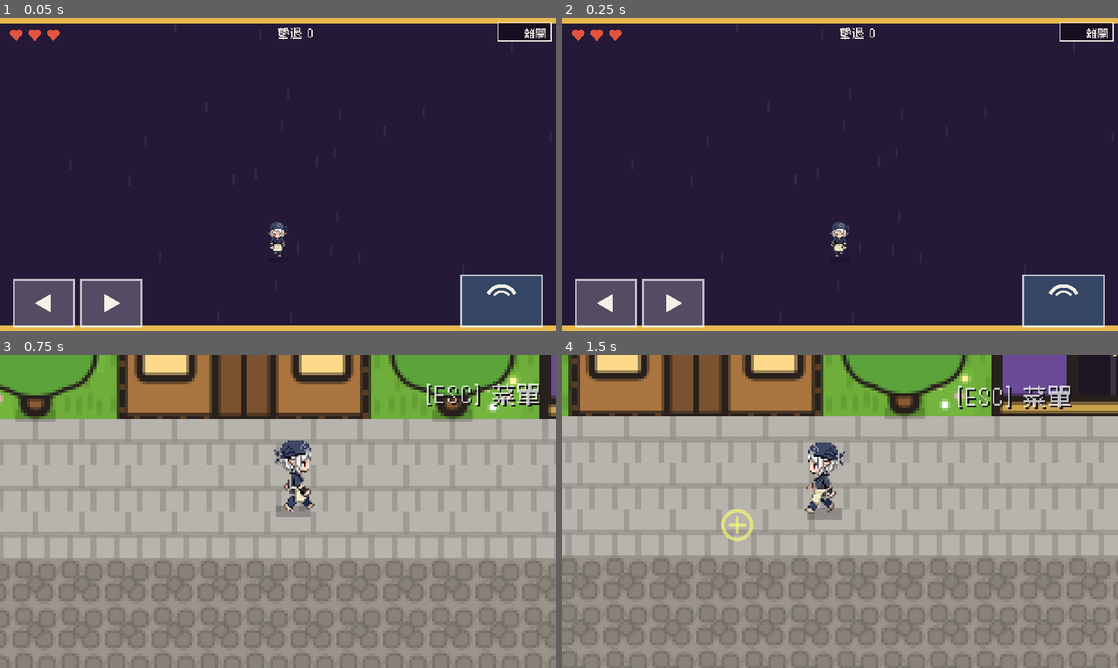
Above: before the commit, frames 1-4 (two rows, left to right).
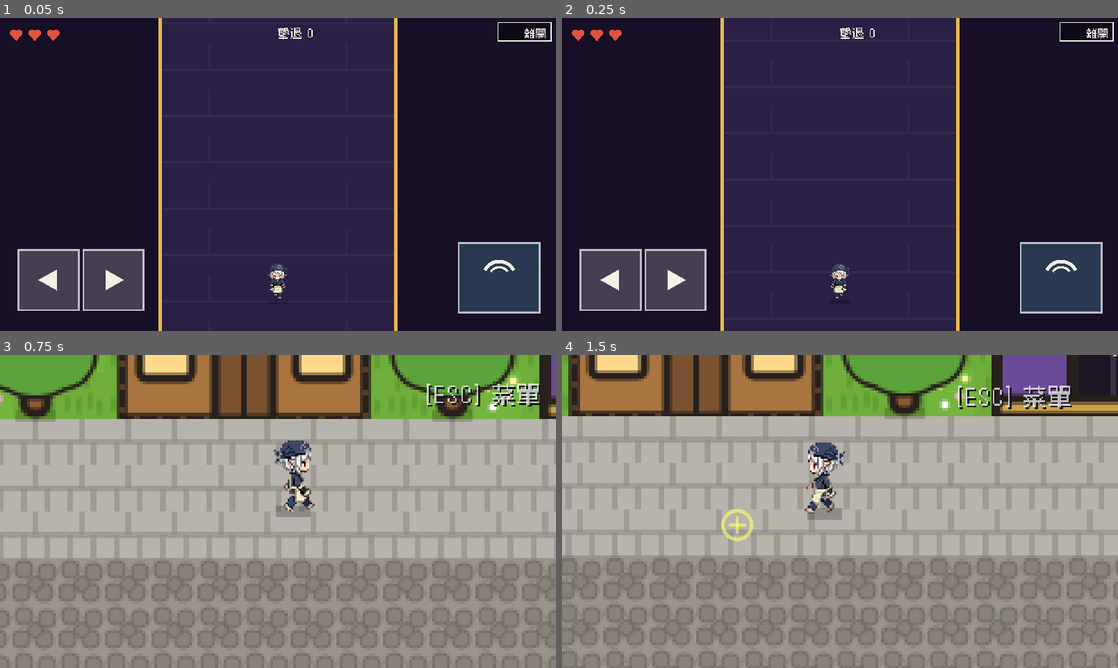
Above: after the commit, the same moments.

Repository: meloalright/ramen-ya
Game: Godot game, scene res://scenes/Tower.tscn
Two runs of this game, one before a commit and one after it. Both use one fixed random seed, a clock stepped at 60 frames per second and the inputs below. This scene is started directly instead of the project's main scene.
Inputs (mouse positions are in pixels of both pictures, inside the frame that each line leads up to):
- Up to frame 1 (0.05 s): no input
- Up to frame 2 (0.25 s): no input
- Up to frame 3 (0.75 s): tap Enter at 0.5 s; move the mouse to (400, 495) at 0.52 s; hold D from 0.53 s (still down); tap M at 0.6 s; click (400, 495) at 0.67 s
- Up to frame 4 (1.5 s): tap Space at 0.77 s; release D at 1.25 s; drag from (728, 527) to (812, 574) at 1.27 s

The runs differ from the first frame. In frame 1, 12% of the frame differs, in the area x 0-100%, y 0-100%; in frame 2, 12%; in frame 3, nothing differs; in frame 4, nothing differs.

Commit message:
feat(tower): portrait vertical-scrolling shooter
Reworked the shooter into a portrait column: the tower shaft + monsters
scroll DOWNWARD, the player stays at the bottom. Central play column framed
by gold trim with scrolling brick background; side panels hold the controls
(◀▶ left, shoot right). Monsters descend, weave and fire down; crashing into
the player also hurts. Difficulty ramps (faster spawns + descent).

Co-Authored-By: Claude Opus 4.8 (1M context) <noreply@anthropic.com>

Diff:
--- a/scripts/Tower.gd
+++ b/scripts/Tower.gd
@@ -1,29 +1,34 @@
 extends Node2D
 # =====================================================================
-#  RAMEN-YA — 紫金大廈: a horizontal-move VERTICAL SHOOTER.
-#  Move left/right (on-screen buttons or A/D/←/→), hold SHOOT (button or
-#  Space/W/↑) to fire shockwaves upward. Dodge the monsters' shots.
+#  RAMEN-YA — 紫金大廈: a PORTRAIT vertical-scrolling shooter.
+#  Play field is a tall central column; the tower shaft and the monsters
+#  scroll DOWNWARD. You stay at the bottom: move left/right and fire
+#  shockwaves upward, dodging the bullets the monsters aim back at you.
 # =====================================================================
 const W := 480
 const H := 270
 
+# central portrait column (the actual play field); side panels hold the UI
+const CX_L := 140.0
+const CX_R := 340.0
+
 const INK      := Color("241830")
-const C_BG     := Color("241a38")
+const C_BG     := Color("2a1f44")
+const C_PANEL  := Color("160f26")
 const C_GOLD   := Color("e7b84e")
 const C_WHITE  := Color("f4f0e6")
 const C_YELLOW := Color("f2c14e")
 const C_RED    := Color("e2533f")
 const C_MON    := Color("9a5ee0")
 const C_MON_HI := Color("c79bf0")
-const C_MON_EYE:= Color("ffe24e")
 const C_WAVE   := Color("6fe0ff")
 const C_EBALL  := Color("ff5f9e")
 
 # player
-const PLAYER_Y := 206.0
-const PMIN_X := 26.0
-const PMAX_X := 454.0
-const PLAYER_SPEED := 168.0
+const PLAYER_Y := 242.0
+const PMIN_X := 156.0
+const PMAX_X := 324.0
+const PLAYER_SPEED := 150.0
 const HP_MAX := 3
 const INVULN := 1.1
 var player_x := 240.0
@@ -32,20 +37,21 @@
 
 # shooting
 const SHOOT_DT := 0.26
-const SHOT_SPEED := 235.0
+const SHOT_SPEED := 240.0
 var shot_cd := 0.0
 var shots: Array = []          # {x, y, w}
 
-# enemies
+# enemies (descend the shaft)
 const ENEMY_HP := 2
-const EBALL_SPEED := 120.0
-var enemies: Array = []        # {pos, base_y, vx, hp, fire, bob, hurt}
+const EBALL_SPEED := 118.0
+var enemies: Array = []        # {pos, x0, vy, weave, hp, fire, bob, hurt}
 var eballs: Array = []         # {pos, vel}
-var spawn_cd := 0.8
-var spawn_dt := 1.7
+var spawn_cd := 0.7
+var spawn_dt := 1.5
+var enemy_vy := 30.0
 var defeated := 0
 var puffs: Array = []          # {pos, ttl}
-var bg_dashes: Array = []
+var bg_y := 0.0
 
 var game_over := false
 var font: Font
@@ -58,9 +64,9 @@
 var t := 0.0
 var touch_pts := {}
 
-const LEFT_RECT  := Rect2(12, 226, 52, 40)
-const RIGHT_RECT := Rect2(70, 226, 52, 40)
-const SHOOT_RECT := Rect2(398, 222, 70, 44)
+const LEFT_RECT  := Rect2(16, 200, 52, 52)
+const RIGHT_RECT := Rect2(72, 200, 52, 52)
+const SHOOT_RECT := Rect2(396, 194, 70, 60)
 const BACK_RECT  := Rect2(W - 50, 4, 46, 16)
 
 @onready var cam: Camera2D = $Camera
@@ -82,8 +88,6 @@
 	cam.position_smoothing_enabled = false
 	cam.make_current()
 	cam.reset_smoothing()
-	for i in range(28):
-		bg_dashes.append(Vector2(randf() * W, randf() * H))
 	set_process(true)
 
 
@@ -138,11 +142,7 @@
 	if anim > 0.16:
 		anim -= 0.16
 		anim_i = (anim_i + 1) % 4
-	for d in bg_dashes:
-		d.y += 64.0 * delta
-		if d.y > H:
-			d.y -= H
-			d.x = randf() * W
+	bg_y = fmod(bg_y + 74.0 * delta, 40.0)
 	for p in puffs:
 		p.ttl -= delta
 	puffs = puffs.filter(func(p): return p.ttl > 0.0)
@@ -154,46 +154,50 @@
 	if invuln > 0.0:
 		invuln -= delta
 
-	# movement
+	# movement (within the column)
 	var lp := Input.is_physical_key_pressed(KEY_A) or Input.is_physical_key_pressed(KEY_LEFT) or _touch_in(LEFT_RECT)
 	var rp := Input.is_physical_key_pressed(KEY_D) or Input.is_physical_key_pressed(KEY_RIGHT) or _touch_in(RIGHT_RECT)
 	var sp := Input.is_physical_key_pressed(KEY_SPACE) or Input.is_physical_key_pressed(KEY_W) or Input.is_physical_key_pressed(KEY_UP) or _touch_in(SHOOT_RECT)
 	var dir := (1.0 if rp else 0.0) - (1.0 if lp else 0.0)
 	player_x = clamp(player_x + dir * PLAYER_SPEED * delta, PMIN_X, PMAX_X)
 
-	# shooting (hold to auto-fire shockwaves)
+	# shoot shockwaves upward
 	shot_cd = max(0.0, shot_cd - delta)
 	if sp and shot_cd <= 0.0:
 		shots.append({"x": player_x, "y": PLAYER_Y - 16.0, "w": 9.0})
 		shot_cd = SHOOT_DT
 	for s in shots:
 		s.y -= SHOT_SPEED * delta
-		s.w = min(32.0, s.w + 42.0 * delta)
-
-	# spawn enemies (slowly ramping up)
+		s.w = min(30.0, s.w + 42.0 * delta)
+
+	# spawn enemies at the top of the shaft (ramping up)
 	spawn_cd -= delta
 	if spawn_cd <= 0.0:
 		_spawn_enemy()
-		spawn_dt = max(0.7, spawn_dt - 0.03)
+		spawn_dt = max(0.65, spawn_dt - 0.02)
+		enemy_vy = min(58.0, enemy_vy + 0.6)
 		spawn_cd = spawn_dt
 
-	# enemies move / bob / fire
+	# enemies descend, weave and fire
 	for e in enemies:
-		e.pos.x += e.vx * delta
-		if e.pos.x < 26.0:
-			e.pos.x = 26.0
-			e.vx = abs(e.vx)
-		elif e.pos.x > W - 26.0:
-			e.pos.x = W - 26.0
-			e.vx = -abs(e.vx)
-		e.pos.y = e.base_y + sin(t * 1.7 + e.bob) * 6.0
+		e.pos.y += e.vy * delta
+		e.pos.x = clamp(e.x0 + sin(t * 1.4 + e.bob) * e.weave, CX_L + 14.0, CX_R - 14.0)
 		if e.hurt > 0.0:
 			e.hurt -= delta
 		e.fire -= delta
-		if e.fire <= 0.0:
+		if e.fire <= 0.0 and e.pos.y > 8.0 and e.pos.y < PLAYER_Y - 24.0:
 			var aim: Vector2 = (Vector2(player_x, PLAYER_Y) - e.pos).normalized()
-			eballs.append({"pos": e.pos + Vector2(0, 10), "vel": Vector2(aim.x * 46.0, EBALL_SPEED)})
-			e.fire = randf_range(1.3, 2.6)
+			eballs.append({"pos": e.pos + Vector2(0, 10), "vel": Vector2(aim.x * 52.0, EBALL_SPEED)})
+			e.fire = randf_range(1.4, 2.8)
+		# crash into the player
+		if invuln <= 0.0 and e.hp > 0 and e.pos.distance_to(Vector2(player_x, PLAYER_Y)) < 17.0:
+			hp -= 1
+			invuln = INVULN
+			e.hp = 0
+			puffs.append({"pos": e.pos, "ttl": 0.4})
+			_sfx()
+			if hp <= 0:
+				game_over = true
 
 	# shockwaves vs enemies
 	for s in shots:
@@ -208,9 +212,9 @@
 					_sfx()
 				break
 	shots = shots.filter(func(s): return s.y > -24.0)
-	enemies = enemies.filter(func(e): return e.hp > 0)
-
-	# enemy shots vs player
+	enemies = enemies.filter(func(e): return e.hp > 0 and e.pos.y < H + 22.0)
+
+	# enemy bullets vs player
 	for b in eballs:
 		b.pos += b.vel * delta
 		if invuln <= 0.0 and abs(b.pos.x - player_x) < 11.0 and abs(b.pos.y - PLAYER_Y) < 14.0:
@@ -220,16 +224,16 @@
 			_sfx()
 			if hp <= 0:
 				game_over = true
-	eballs = eballs.filter(func(b): return b.pos.y < H + 12.0 and b.pos.x > -12.0 and b.pos.x < W + 12.0)
+	eballs = eballs.filter(func(b): return b.pos.y < H + 12.0 and b.pos.x > CX_L - 14.0 and b.pos.x < CX_R + 14.0)
 
 	queue_redraw()
 
 
 func _spawn_enemy() -> void:
-	var by := randf_range(34.0, 100.0)
-	var spd := randf_range(28.0, 52.0) * (1.0 if randf() < 0.5 else -1.0)
-	enemies.append({"pos": Vector2(randf_range(40.0, W - 40.0), by), "base_y": by,
-		"vx": spd, "hp": ENEMY_HP, "fire": randf_range(0.8, 2.0), "bob": randf() * TAU, "hurt": 0.0})
+	var ex := randf_range(CX_L + 24.0, CX_R - 24.0)
+	enemies.append({"pos": Vector2(ex, -14.0), "x0": ex, "vy": enemy_vy + randf_range(-4.0, 12.0),
+		"weave": randf_range(6.0, 22.0), "hp": ENEMY_HP, "fire": randf_range(0.6, 1.6),
+		"bob": randf() * TAU, "hurt": 0.0})
 
 
 func _restart() -> void:
@@ -238,8 +242,9 @@
 	player_x = 240.0
 	enemies.clear(); eballs.clear(); shots.clear(); puffs.clear()
 	defeated = 0
-	spawn_dt = 1.7
-	spawn_cd = 0.8
+	spawn_dt = 1.5
+	enemy_vy = 30.0
+	spawn_cd = 0.7
 	game_over = false
 
 
@@ -254,11 +259,20 @@
 
 # ---- draw -----------------------------------------------------------
 func _draw() -> void:
-	draw_rect(Rect2(0, 0, W, H), C_BG)
-	for d in bg_dashes:
-		draw_rect(Rect2(d.x, d.y, 2, 9), Color(1, 1, 1, 0.06))
-	draw_rect(Rect2(0, 0, W, 5), C_GOLD)
-	draw_rect(Rect2(0, H - 5, W, 5), C_GOLD)
+	# scrolling tower shaft inside the column
+	draw_rect(Rect2(CX_L, 0, CX_R - CX_L, H), C_BG)
+	var y := bg_y - 40.0
+	while y < H:
+		draw_rect(Rect2(CX_L, y, CX_R - CX_L, 2), Color(1, 1, 1, 0.05))
+		draw_rect(Rect2(CX_L + 40, y + 18, 2, 22), Color(1, 1, 1, 0.04))
+		draw_rect(Rect2(CX_R - 42, y + 18, 2, 22), Color(1, 1, 1, 0.04))
+		y += 40.0
+
+	# side panels (tower walls) + gold trim along the column
+	draw_rect(Rect2(0, 0, CX_L, H), C_PANEL)
+	draw_rect(Rect2(CX_R, 0, W - CX_R, H), C_PANEL)
+	draw_rect(Rect2(CX_L - 3, 0, 3, H), C_GOLD)
+	draw_rect(Rect2(CX_R, 0, 3, H), C_GOLD)
 
 	for e in enemies:
 		_draw_monster(e)
@@ -295,8 +309,8 @@
 	draw_colored_polygon(PackedVector2Array([p + Vector2(9, -7), p + Vector2(12, -15), p + Vector2(4, -9)]), INK)
 	draw_circle(p + Vector2(-4.5, -1), 3.4, C_WHITE)
 	draw_circle(p + Vector2(4.5, -1), 3.4, C_WHITE)
-	draw_circle(p + Vector2(-4.5, 0), 1.7, INK)
-	draw_circle(p + Vector2(4.5, 0), 1.7, INK)
+	draw_circle(p + Vector2(-4.5, 1), 1.7, INK)
+	draw_circle(p + Vector2(4.5, 1), 1.7, INK)
 	draw_line(p + Vector2(-4, 6), p + Vector2(4, 6), INK, 1.6)
 	for i in range(int(e.hp)):
 		draw_rect(Rect2(p.x - 5 + i * 5, p.y - 20, 3, 2), C_YELLOW)
@@ -335,19 +349,19 @@
 func _draw_buttons() -> void:
 	_btn(LEFT_RECT, _touch_in(LEFT_RECT) or Input.is_physical_key_pressed(KEY_LEFT) or Input.is_physical_key_pressed(KEY_A))
 	var lc := LEFT_RECT.get_center()
-	draw_colored_polygon(PackedVector2Array([lc + Vector2(6, -8), lc + Vector2(6, 8), lc + Vector2(-8, 0)]), C_WHITE)
+	draw_colored_polygon(PackedVector2Array([lc + Vector2(7, -9), lc + Vector2(7, 9), lc + Vector2(-9, 0)]), C_WHITE)
 	_btn(RIGHT_RECT, _touch_in(RIGHT_RECT) or Input.is_physical_key_pressed(KEY_RIGHT) or Input.is_physical_key_pressed(KEY_D))
 	var rc := RIGHT_RECT.get_center()
-	draw_colored_polygon(PackedVector2Array([rc + Vector2(-6, -8), rc + Vector2(-6, 8), rc + Vector2(8, 0)]), C_WHITE)
+	draw_colored_polygon(PackedVector2Array([rc + Vector2(-7, -9), rc + Vector2(-7, 9), rc + Vector2(9, 0)]), C_WHITE)
 	var shooting := _touch_in(SHOOT_RECT) or Input.is_physical_key_pressed(KEY_SPACE)
 	_btn(SHOOT_RECT, shooting, C_WAVE)
 	var sc := SHOOT_RECT.get_center()
-	draw_arc(sc, 13, PI * 1.15, PI * 1.85, 14, C_WHITE, 3.0)
-	draw_arc(sc, 8, PI * 1.2, PI * 1.8, 12, C_WHITE, 2.0)
+	draw_arc(sc, 14, PI * 1.15, PI * 1.85, 14, C_WHITE, 3.0)
+	draw_arc(sc, 9, PI * 1.2, PI * 1.8, 12, C_WHITE, 2.0)
 
 
 func _btn(r: Rect2, pressed: bool, base := Color(1, 1, 1, 1)) -> void:
-	var fill := Color(base.r, base.g, base.b, 0.5 if pressed else 0.22)
+	var fill := Color(base.r, base.g, base.b, 0.5 if pressed else 0.2)
 	draw_rect(r, fill)
 	draw_rect(r, Color(1, 1, 1, 0.7), false, 1.5)
 
